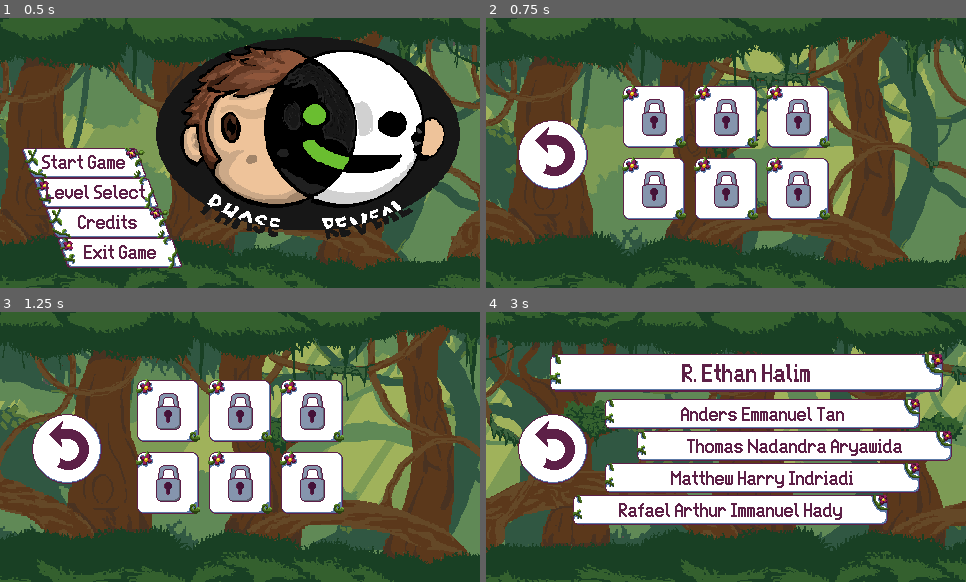
Above: before the commit, frames 1-4 (two rows, left to right).
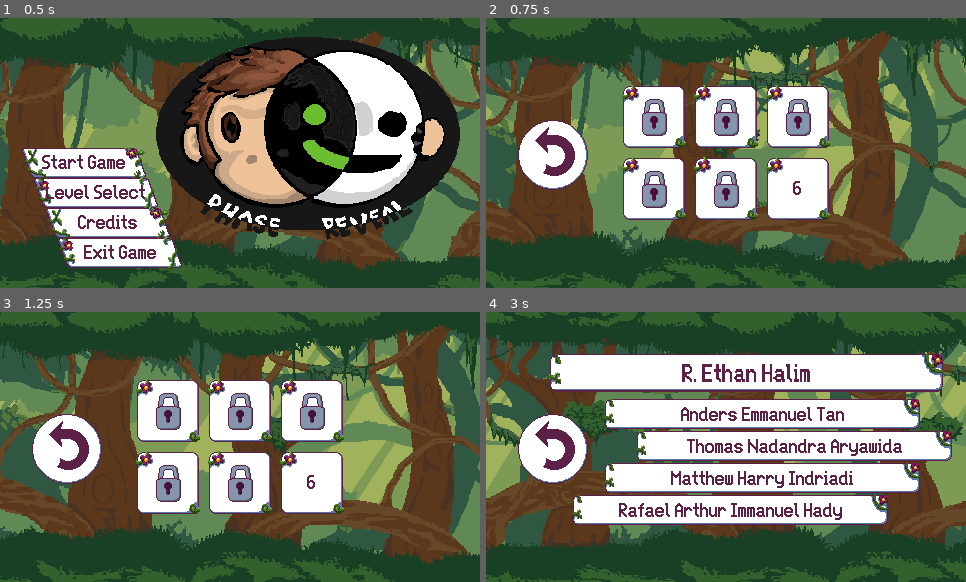
Above: after the commit, the same moments.

Repository: avaxar/phase-reveal
Game: Godot game, scene res://ui/title_screen/title_screen.tscn
Same seed, same stepped clock (60 frames per second), same inputs: the game is played once before the commit and once after it.
Inputs:
- Up to frame 1 (0.5 s): no input
- Up to frame 2 (0.75 s): click "Level Select" at 0.5 s
- Up to frame 3 (1.25 s): no input
- Up to frame 4 (3 s): click "Test" at 1.25 s; click "Credits" at 2 s; click "R. Ethan Halim" at 2.75 s

Frame 1 is identical in both runs. In frame 2, 0.6% of the frame differs, in the area x 62-68%, y 56-71%; in frame 3, 0.6%; in frame 4, less than 0.1%.

Commit message:
Added Pause

Diff:
--- a/entities/maskable/maskable.gd
+++ b/entities/maskable/maskable.gd
@@ -67,11 +67,14 @@
 
 
 func is_included() -> bool:
-	return (
-		(red_mask and Manager.red_mask)
-		or (green_mask and Manager.green_mask)
-		or (blue_mask and Manager.blue_mask)
-	)
+	if Engine.is_editor_hint():
+		return true
+	else:
+		return (
+			(red_mask and Manager.red_mask)
+			or (green_mask and Manager.green_mask)
+			or (blue_mask and Manager.blue_mask)
+		)
 
 
 var mask_intersection_count := 0
--- a/entities/player/player.gd
+++ b/entities/player/player.gd
@@ -41,6 +41,8 @@
 
 var is_dead: bool = false
 
+func _enter_tree() -> void:
+	Manager.on_player_death.connect(die)
 
 func _ready() -> void:
 	Manager.mask_changed.connect(_on_mask_changed)
--- a/globals/manager.gd
+++ b/globals/manager.gd
@@ -1,15 +1,25 @@
 extends Node
 
+var attempts: int = 0
+signal on_player_death
 
 @export var levels: Dictionary[PackedScene, bool] # locked = false, unlocked = true
 var current_level := 1
 
+func reset_level() -> void:
+	attempts += 1
+	load_level(current_level)
+
+func emit_on_player_death() -> void:
+	on_player_death.emit()
+	await get_tree().create_timer(1.0).timeout
+	reset_level()
 
 func get_level_total() -> int:
 	return levels.size()
 
-
 func load_level(level: int): # Uses level numbers 1-6
+	print(levels.keys()[level - 1])
 	get_tree().change_scene_to_packed(levels.keys()[level - 1])
 
 
--- a/globals/manager.tscn
+++ b/globals/manager.tscn
@@ -2,11 +2,11 @@
 
 [ext_resource type="Script" uid="uid://mgihodjwawoe" path="res://globals/manager.gd" id="1_m4udf"]
 [ext_resource type="PackedScene" uid="uid://dlsk5wjjbdl8p" path="res://levels/1.tscn" id="2_p325o"]
+[ext_resource type="PackedScene" uid="uid://bdbc3gppc7fta" path="res://level/level.tscn" id="2_raga1"]
 [ext_resource type="PackedScene" uid="uid://dtvfi2o6bbkqr" path="res://levels/2.tscn" id="3_adej0"]
 [ext_resource type="PackedScene" uid="uid://cvc0up6mbeer7" path="res://levels/3.tscn" id="4_kkdxs"]
 [ext_resource type="PackedScene" uid="uid://r0v3nsqvwd4v" path="res://levels/4.tscn" id="5_qvx2k"]
 [ext_resource type="PackedScene" uid="uid://62x08xttyx87" path="res://levels/5.tscn" id="6_xqiqb"]
-[ext_resource type="PackedScene" uid="uid://daverttw0x364" path="res://levels/6.tscn" id="7_adej0"]
 
 [node name="Manager" type="Node" unique_id=1886356927]
 script = ExtResource("1_m4udf")
@@ -16,5 +16,5 @@
 ExtResource("4_kkdxs"): false,
 ExtResource("5_qvx2k"): false,
 ExtResource("6_xqiqb"): false,
-ExtResource("7_adej0"): false
+ExtResource("2_raga1"): true
 })
--- a/intro/intro.gd
+++ b/intro/intro.gd
@@ -21,8 +21,8 @@
 func play_current_frame():
 	if current_index > frames.size() - 1:
 		await get_tree().create_timer(end_wait_time).timeout
+		Manager.unlock_level(1)
 		Manager.load_level(1)
-		Manager.unlock_level(1)
 		return
 
 	var frame := frames[current_index]
--- a/level/level.tscn
+++ b/level/level.tscn
@@ -6,9 +6,10 @@
 [ext_resource type="TileSet" uid="uid://c6bve3aguyrjg" path="res://level/tileset.tres" id="2_vkbyq"]
 [ext_resource type="PackedScene" uid="uid://dfe3nvn1lo8gt" path="res://entities/cube/cube.tscn" id="4_6gtgk"]
 [ext_resource type="PackedScene" uid="uid://cufhrm7smx58x" path="res://entities/platform/platform.tscn" id="5_cw150"]
-[ext_resource type="Shader" uid="uid://4j5wbt6no0ji" path="res://level/passthrough_visualizer.gdshader" id="5_ivpvi"]
+[ext_resource type="Shader" path="res://level/passthrough_visualizer.gdshader" id="5_ivpvi"]
 [ext_resource type="PackedScene" uid="uid://b7sawdtg0b2mv" path="res://entities/player/player.tscn" id="5_ktfr2"]
 [ext_resource type="PackedScene" uid="uid://bnnfsc0sh8514" path="res://ui/hud/hud.tscn" id="7_ivpvi"]
+[ext_resource type="PackedScene" uid="uid://c2xyo4rwn443e" path="res://ui/pause/pause_menu.tscn" id="10_cw150"]
 
 [sub_resource type="ShaderMaterial" id="ShaderMaterial_6gtgk"]
 shader = ExtResource("5_ivpvi")
@@ -33,21 +34,21 @@
 position = Vector2(91, 162)
 
 [node name="PlatformRed" parent="Objects" unique_id=1702604198 instance=ExtResource("5_cw150")]
-modulate = Color(1, 0.5, 0.5, 0.25)
+modulate = Color(1, 0.5, 0.5, 1)
 position = Vector2(257, 220)
 tile_size = Vector2i(5, 2)
 red_mask = true
 bottom_right = Vector2i(84, 36)
 
 [node name="PlatformGreen" parent="Objects" unique_id=990362742 instance=ExtResource("5_cw150")]
-modulate = Color(0.5, 1, 0.5, 0.25)
+modulate = Color(0.5, 1, 0.5, 1)
 position = Vector2(257, 220)
 tile_size = Vector2i(2, 2)
 green_mask = true
 bottom_right = Vector2i(36, 36)
 
 [node name="PlatformBlue" parent="Objects" unique_id=1002163274 instance=ExtResource("5_cw150")]
-modulate = Color(0.5, 0.5, 1, 0.25)
+modulate = Color(0.5, 0.5, 1, 1)
 position = Vector2(305, 220)
 tile_size = Vector2i(2, 2)
 blue_mask = true
@@ -68,3 +69,7 @@
 
 [node name="HUD" parent="CanvasLayer" unique_id=1694291700 instance=ExtResource("7_ivpvi")]
 metadata/_edit_lock_ = true
+
+[node name="PauseMenu" parent="CanvasLayer" unique_id=87079771 instance=ExtResource("10_cw150")]
+process_mode = 3
+visible = false
--- a/ui/pause/pause_menu.gd
+++ b/ui/pause/pause_menu.gd
@@ -2,10 +2,18 @@
 const TITLE_SCREEN = preload("uid://wncglugrhywk")
 
 func _on_resume_button_pressed() -> void:
-	print("resume")
+	get_tree().paused = false
+	visible = false
 
 func _on_restart_button_pressed() -> void:
-	print("restart")
+	get_tree().paused = false
+	print("Reloading: ", get_tree().reload_current_scene())
 
 func _on_menu_button_pressed() -> void:
+	get_tree().paused = false
 	get_tree().change_scene_to_packed(TITLE_SCREEN)
+
+func _unhandled_input(event: InputEvent) -> void:
+	if event.is_action_pressed("pause"):
+		get_tree().paused = !get_tree().paused
+		visible = get_tree().paused
--- a/ui/title_screen/title_screen.gd
+++ b/ui/title_screen/title_screen.gd
@@ -13,6 +13,8 @@
 @onready var back_container: MarginContainer = $BackContainer
 @onready var level_select_container: GridContainer = $LevelSelectContainer
 const INTRO = preload("uid://cwj6565s7c1nq")
+const LEVEL_BUTTON = preload("uid://cdhsom0l7780y")
+
 
 var count: int = 0
 var pitch: float = pitch_base
@@ -38,14 +40,15 @@
 		#diagonal_container.get_child(0).grab_button_focus()
 
 func setup_levels() -> void:
-	var level_buttons: Array[Node] = level_select_container.get_children()
-	if level_buttons.size() != Manager.get_level_total():
-		print("NUMBER OF LEVEL BUTTONS ARENT THE SAME AS LEVELS")
-	for num in range(Manager.get_level_total()):
-		if Manager.is_level_available(num + 1):
-			level_buttons[num].unlock()
+	for i in range(Manager.get_level_total()):
+		var nb: LevelButton = LEVEL_BUTTON.instantiate()
+		nb.level_number = i + 1
+		level_select_container.add_child(nb)
+
+		if Manager.is_level_available(i + 1):
+			nb.unlock()
 		else:
-			level_buttons[num].lock()
+			nb.lock()
 
 func on_button_hover() -> void:
 	pitch = min(pitch + pitch_step, pitch_max)
--- a/ui/title_screen/title_screen.tscn
+++ b/ui/title_screen/title_screen.tscn
@@ -16,7 +16,6 @@
 [ext_resource type="AudioStream" uid="uid://b1wyi10l7kqo6" path="res://ui/buttons/click.wav" id="6_ca08b"]
 [ext_resource type="Texture2D" uid="uid://c37kpm0kvbcid" path="res://ui/buttons/button1_2.png" id="6_objlv"]
 [ext_resource type="PackedScene" uid="uid://bim5bk451w4jv" path="res://ui/buttons/back_button.tscn" id="7_1djn3"]
-[ext_resource type="PackedScene" uid="uid://cdhsom0l7780y" path="res://ui/level_select/level_button.tscn" id="8_gwpbi"]
 
 [sub_resource type="LabelSettings" id="LabelSettings_5gjou"]
 font = ExtResource("5_hhwne")
@@ -339,36 +338,6 @@
 theme_override_constants/h_separation = 24
 theme_override_constants/v_separation = 24
 columns = 3
-
-[node name="LevelButton" parent="LevelSelectContainer" unique_id=1341801437 instance=ExtResource("8_gwpbi")]
-layout_mode = 2
-size_flags_horizontal = 4
-level_number = 1
-
-[node name="LevelButton2" parent="LevelSelectContainer" unique_id=1334244949 instance=ExtResource("8_gwpbi")]
-layout_mode = 2
-size_flags_horizontal = 4
-level_number = 2
-
-[node name="LevelButton3" parent="LevelSelectContainer" unique_id=379488111 instance=ExtResource("8_gwpbi")]
-layout_mode = 2
-size_flags_horizontal = 4
-level_number = 3
-
-[node name="LevelButton4" parent="LevelSelectContainer" unique_id=814095987 instance=ExtResource("8_gwpbi")]
-layout_mode = 2
-size_flags_horizontal = 4
-level_number = 4
-
-[node name="LevelButton5" parent="LevelSelectContainer" unique_id=1146754675 instance=ExtResource("8_gwpbi")]
-layout_mode = 2
-size_flags_horizontal = 4
-level_number = 5
-
-[node name="LevelButton6" parent="LevelSelectContainer" unique_id=2136548942 instance=ExtResource("8_gwpbi")]
-layout_mode = 2
-size_flags_horizontal = 4
-level_number = 6
 
 [node name="HoverSound" type="AudioStreamPlayer2D" parent="." unique_id=1252377248]
 stream = ExtResource("5_2er51")
